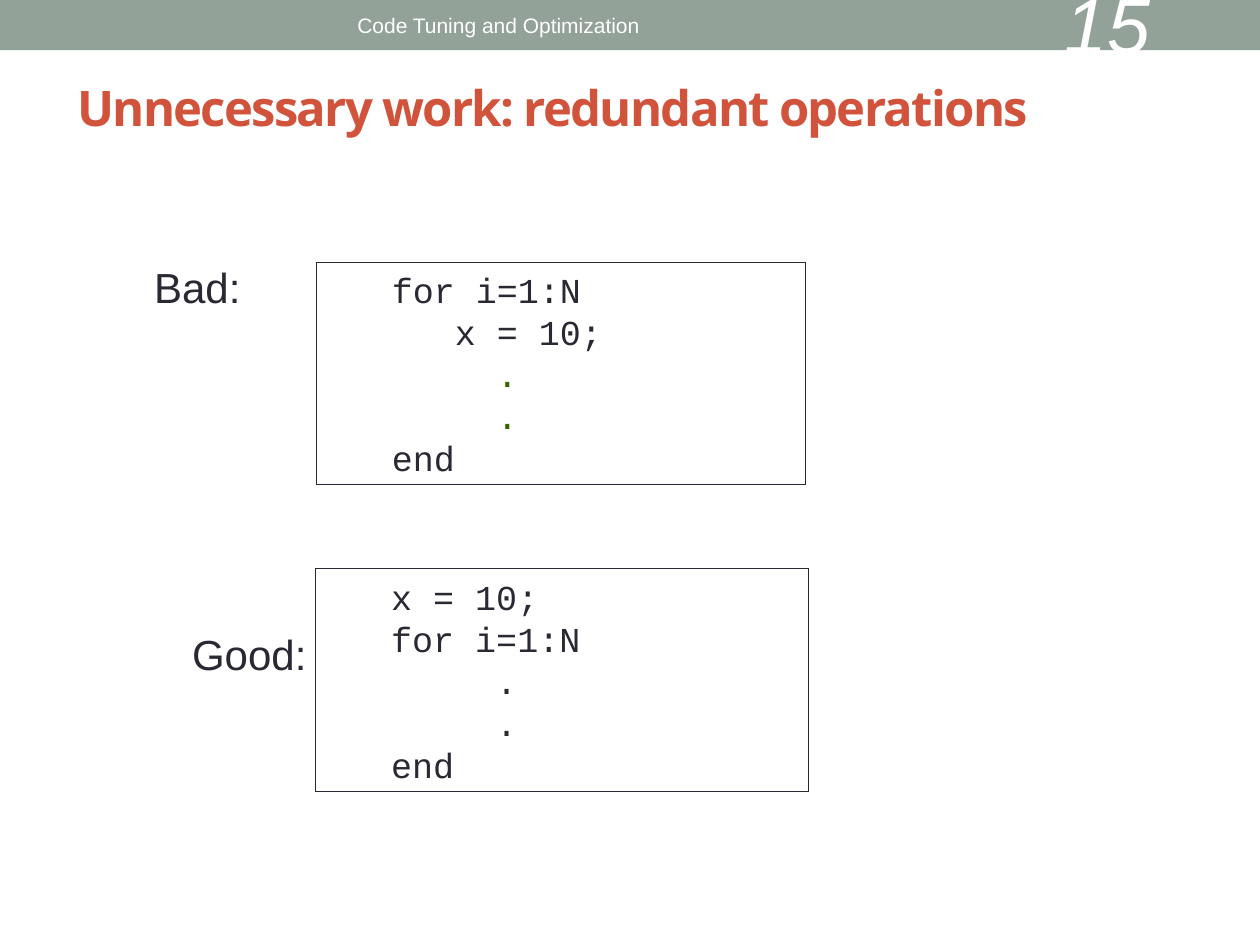
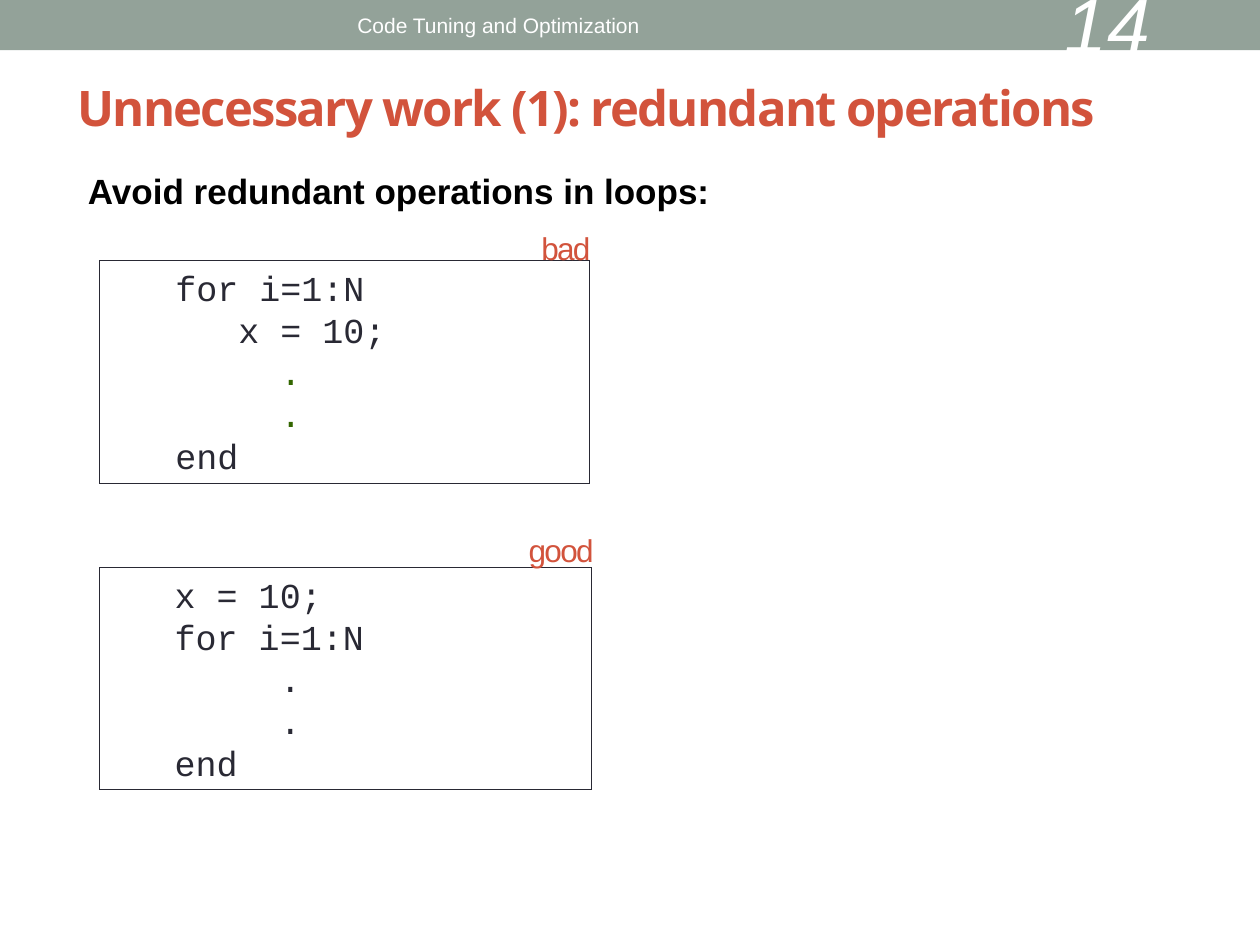
Before and after one commit to keithfma/bu_tutorial_matlab_performance, a slide deck: slide 14 of slides.odp (slide 15 before the commit). Drawn at 1260x945 pixels with LibreOffice and Linux fonts; fonts in the diff are those of the drawing. Boxes give left, top, right and bottom in pixels: in the first picture for what was removed or moved away, otherwise in the second. Text is boxed around its words. In the diff, an @@ line names an element or a change of style, - is before the commit and + after.

```diff
--- a/slides.odp
+++ b/slides.odp
@@ page number at (x1=1064, y1=0, x2=1150, y2=68): text changed @@
-15
+14
@@ title at (x1=77, y1=88, x2=1095, y2=138): text changed @@
-Unnecessary work: redundant operations
+Unnecessary work (1): redundant operations
@@ text added at (x1=88, y1=178, x2=709, y2=211), 20 pt, text #000000, bold @@
+Avoid redundant operations in loops:
@@ text added at (x1=541, y1=237, x2=590, y2=266), 18 pt, text #D2533C @@
+bad
@@ rectangle "for i=1:N" moved from (x1=316, y1=262, x2=806, y2=485) to (x1=100, y1=261, x2=590, y2=484) @@
@@ text removed at (x1=154, y1=272, x2=306, y2=671) @@
-Bad:
-Good:
@@ text added at (x1=529, y1=539, x2=594, y2=568), 18 pt, text #D2533C @@
+good
@@ rectangle "x = 10;" moved from (x1=316, y1=568, x2=809, y2=791) to (x1=100, y1=567, x2=592, y2=790) @@
```
Also in this commit, not shown: 17 other slides changed, 6 slides added, 15 slides removed, 1 other file.
